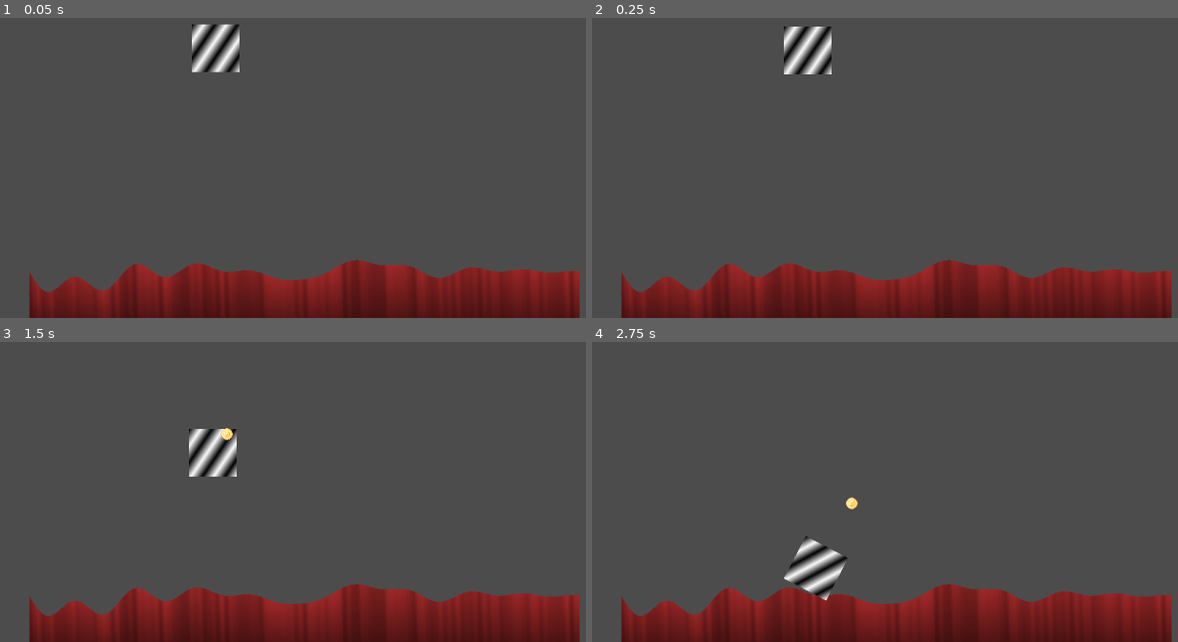
Above: before the commit, frames 1-4 (two rows, left to right).
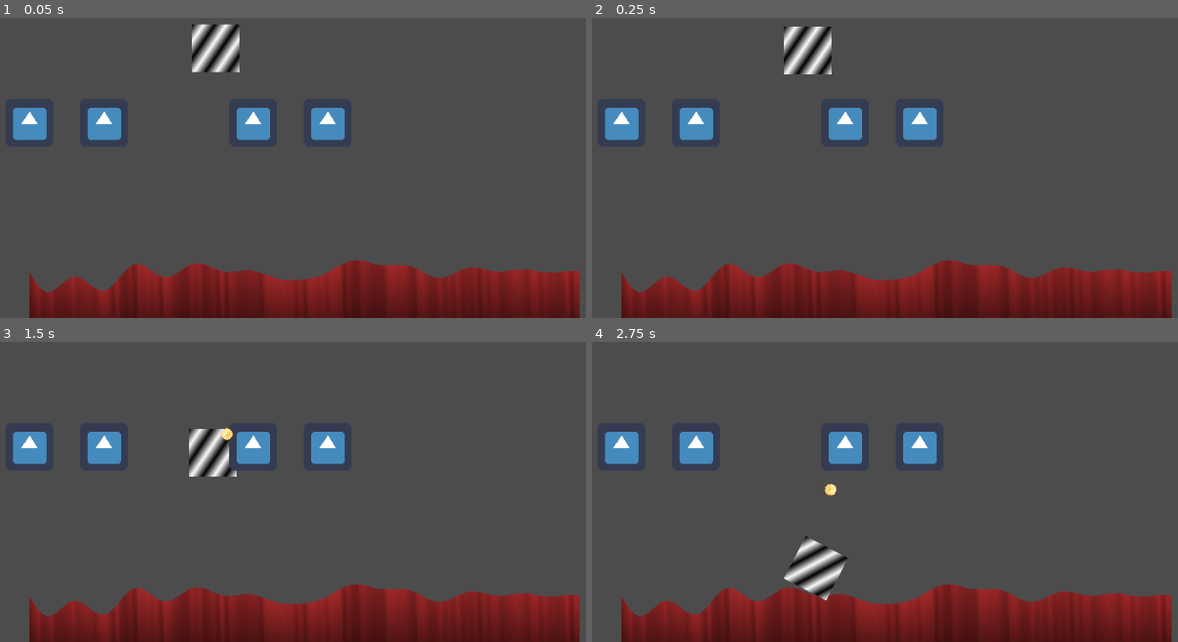
Above: after the commit, the same moments.

Repository: tokkoro/ggj23-juuret
Game: Godot game, scene res://terrain/terraingen-debug.tscn
The game is run twice, just before and just after one commit, with the same random seed, the same clock (stepped at 60 frames per second) and the same inputs. The engine's default icon, where the game draws it, is replaced by a stand-in: a white triangle on a blue panel in a dark square.
Inputs:
- Up to frame 1 (0.05 s): no input
- Up to frame 2 (0.25 s): no input
- Up to frame 3 (1.5 s): hold Space (throw) 0.53-1.28 s; tap Space (throw) at 1.35 s
- Up to frame 4 (2.75 s): hold Space (throw) from 2.03 s (still down)

The runs differ from the first frame. In frame 1, 2.5% of the frame differs, in the area x 2-59%, y 29-41%; in frame 2, 2.5%; in frame 3, 2.6%, in the area x 2-59%, y 28-43%; in frame 4, 2.6%.
Error before the commit: Parse Error: Can't preload resource at path: res://player.tscn (res://maailma.gd:30)

Commit message:
fix depu

Diff:
--- a/player.tscn
+++ b/player.tscn
@@ -1,6 +1,6 @@
 [gd_scene load_steps=4 format=2]
 
-[ext_resource path="res://terrain/pelaaja.gd" type="Script" id=1]
+[ext_resource path="res://pelaaja.gd" type="Script" id=1]
 [ext_resource path="res://icon.png" type="Texture" id=2]
 
 [sub_resource type="CapsuleShape2D" id=9]
